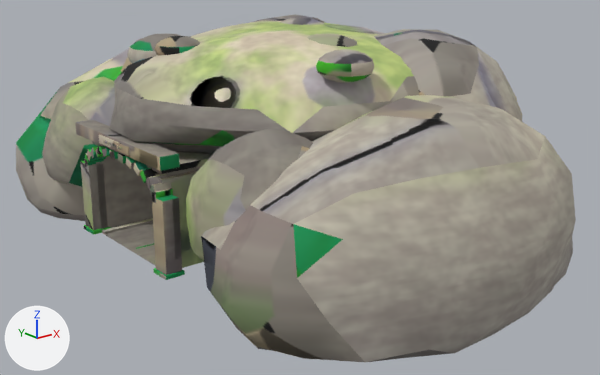
Renders of the glTF model game/assets/models/tunnel_portal.glb from each side of a commit.
Before and after are seen from a 50 mm lens placed at (-24.3, -49.0, 21.2), pointed at (13.3, -2.0, 2.4). The axes (+X, +Y, +Z) are drawn at lower left. The lights are the same throughout. The older version comes first. Objects named as collision shapes, trigger or cutter boxes, shadow casters or lower levels of detail are left out. Where no turn or scale is listed for an object, it has been applied to the vertices. Vertices at exactly the same position are counted once.

The scene before the commit, as lines of its bpy script (objects in view):
```python
me_headland = bpy.data.meshes.new('Headland')
me_headland.from_pydata(...)  # 1908 vertices, 3752 faces; spans x -2.3..28.5, y -23.4..23.0, z -1.6..14.5
me_headland.materials.append(mat_mat_tunnelportal)
me_portal = bpy.data.meshes.new('Portal')
me_portal.from_pydata(...)  # 4738 vertices, 9292 faces; spans x -0.8..24.0, y -6.0..6.0, z -0.6..8.1
# faces by material slot: [8428, 864]
me_portal.materials.append(mat_mat_tunnelportal)
me_portal.materials.append(mat_glowwarm)  # orange #ffd27a, glowing orange #ffd27a
ob_headland = bpy.data.objects.new('Headland', me_headland)
ob_headland.location = (0.0, 0.0, 0.0)
ob_portal = bpy.data.objects.new('Portal', me_portal)
ob_portal.location = (0.0, 0.0, 0.0)
```
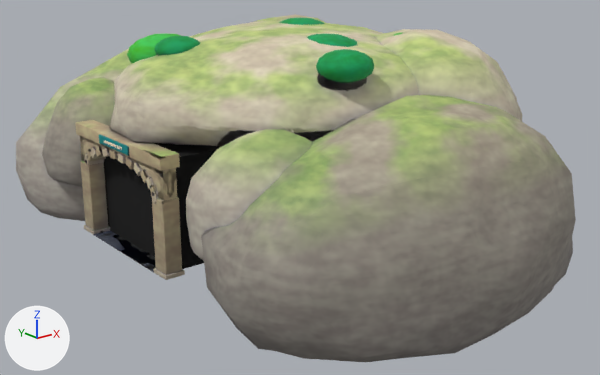
Location of each change, (x1, y1, x2, y2) in pixels of the pictures (600 x 375 px):
'Portal', reshaped: before (75, 120, 222, 280); after (75, 120, 185, 280)
'TunnelBore', added (black): after (104, 143, 222, 269)
'PortalSign', added: after (104, 140, 122, 150)
part 1 of me_headland, surface changed: (16, 14, 576, 362) in both
part 2 of me_portal, added: after (94, 231, 156, 273)
part 3 of me_portal, added: after (80, 136, 177, 201)
part 4 of me_portal, deleted: before (102, 140, 156, 266)
part 5 of me_portal, deleted: before (92, 141, 222, 268)
part 6 of me_portal, surface changed (lighter): (75, 120, 185, 280) in both

The change, as a diff of the scene's bpy script:
```diff
--- a/game/assets/models/tunnel_portal.glb.py
+++ b/game/assets/models/tunnel_portal.glb.py
@@ mat_tunnelvoid @@
+mat_tunnelvoid = principled_material('TunnelVoid')
+mat_tunnelvoid.base_color = (0.0, 0.0, 0.0)  # black #000000
+mat_tunnelvoid.roughness = 1.0
@@ mat_signcream @@
+mat_signcream = principled_material('SignCream')
+mat_signcream.base_color = (1.0, 0.896, 0.672)  # beige #fff3d6
+mat_signcream.roughness = 0.85
@@ me_headland @@
 me_headland.from_pydata(...)  # 1908 vertices, 3752 faces; spans x -2.3..28.5, y -23.4..23.0, z -1.6..14.5
 # used by ob_headland; location = (0.0, 0.0, 0.0)
+# me_headland part 1: 3744 kept faces spanning x -2.3..28.5, y -23.4..23.0, z -1.6..14.5 get new texture (UV) coordinates
 me_headland.materials.append(mat_mat_tunnelportal)
@@ me_portal @@
 # used by ob_portal; location = (0.0, 0.0, 0.0)
-me_portal.from_pydata(...)  # 4738 vertices, 9292 faces; spans x -0.8..24.0, y -6.0..6.0, z -0.6..8.1
+me_portal.from_pydata(...)  # 1188 vertices, 2290 faces; spans x -0.8..0.7, y -6.0..6.0, z 0.0..8.1
+# me_portal part 2: a new loose piece, a box spanning x -0.65..0.65, y -4.5..4.5, z -0.03..0.03, in mat_mat_tunnelportal
+# me_portal part 3: a new loose piece of 60 vertices spanning x -0.5..0.5, y -5.9..5.9, z 5.2..7.3, in mat_mat_tunnelportal
+# me_portal part 4: 28 loose pieces with 3594 vertices, spanning x -0.8..24.0, y -4.9..4.9, z -0.6..7.7, are deleted
+# me_portal part 5
+# 24 vertices are removed from x 0.0..24.0, y -4.9..4.9, z 0.0..7.0
+# 36 faces are deleted
+# me_portal part 6: 2160 kept faces spanning x -0.8..0.7, y -6.0..6.0, z 0.0..8.1 get new texture (UV) coordinates
 me_portal.materials.append(mat_mat_tunnelportal)
-me_portal.materials.append(mat_glowwarm)  # orange #ffd27a, glowing orange #ffd27a
@@ me_tunnelbore @@
+me_tunnelbore.from_pydata(...)  # 94 vertices, 164 faces; spans x 0.0..24.6, y -5.0..5.0, z -0.6..7.5
+me_tunnelbore.materials.append(mat_tunnelvoid)  # black #000000
@@ me_portalsign @@
+me_portalsign.from_pydata(...)  # 2898 vertices, 5772 faces; spans x -0.81..-0.79, y -1.32..1.32, z 7.49..7.71
+me_portalsign.materials.append(mat_signcream)  # beige #fff3d6
@@ ob_tunnelbore @@
+ob_tunnelbore = bpy.data.objects.new('TunnelBore', me_tunnelbore)
+ob_tunnelbore.location = (0.0, 0.0, 0.0)
@@ ob_portalsign @@
+ob_portalsign = bpy.data.objects.new('PortalSign', me_portalsign)
+ob_portalsign.location = (0.0, 0.0, 0.0)
```
